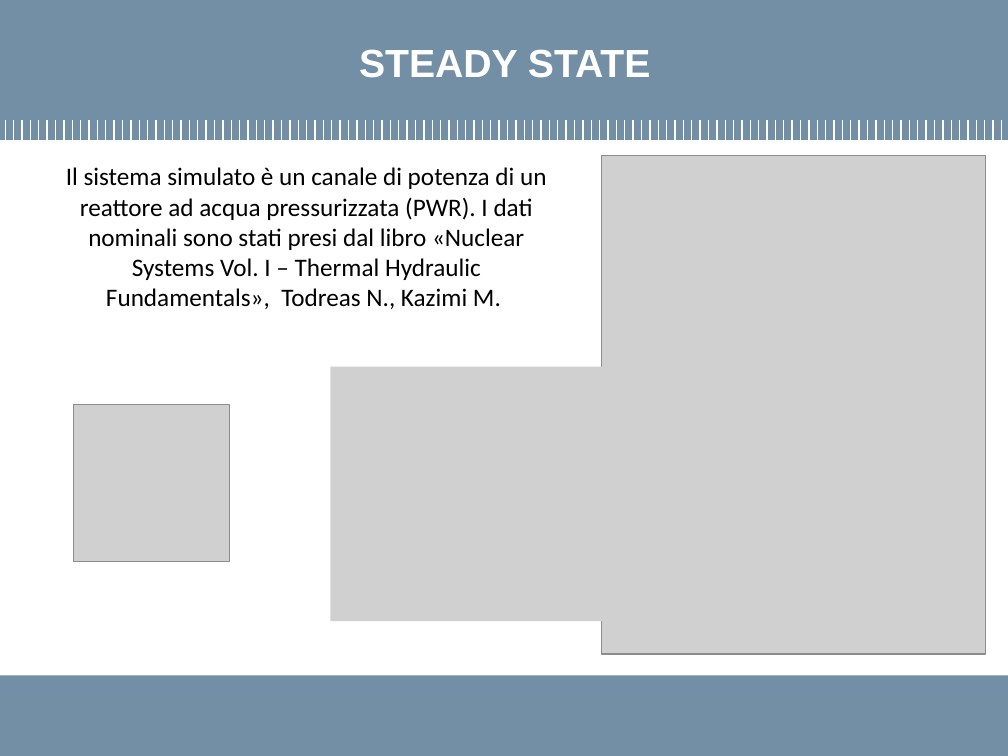
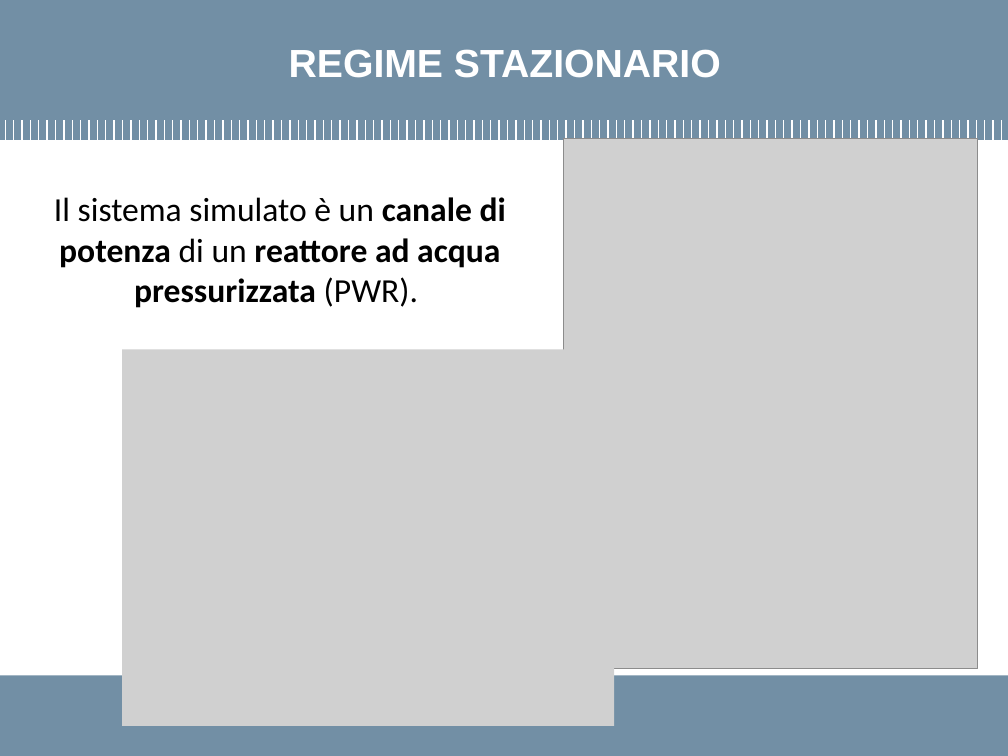
Before and after one commit to LorenzoMazzocco/Progetto-di-laurea-RELAP5, a slide deck: slide 6 of Presentazione.pptx. Drawn at 1008x756 pixels with LibreOffice and Linux fonts; fonts in the diff are those of the drawing; grey boxes stand for pictures; background and template pictures are left out. Boxes give left, top, right and bottom in pixels: in the first picture for what was removed or moved away, otherwise in the second. Text is boxed around its words. In the diff, an @@ line names an element or a change of style, - is before the commit and + after.

```diff
--- a/Presentazione.pptx
+++ b/Presentazione.pptx
@@ title at (289, 49, 721, 78): text changed @@
-STEADY STATE
+REGIME STAZIONARIO
@@ picture: place and size @@
-picture at (602, 155, 986, 653)
+picture at (563, 139, 978, 669)
@@ text at (54, 197, 506, 308): text changed; size 18 to 24 pt; bold on @@
-Il sistema simulato è un canale di potenza di un reattore ad acqua pressurizzata (PWR). I dati nominali sono stati presi dal libro «Nuclear Systems Vol. I – Thermal Hydraulic Fundamentals», Todreas N., Kazimi M.
+Il sistema simulato è un canale di potenza di un reattore ad acqua pressurizzata (PWR).
@@ picture: place and size @@
-picture at (331, 367, 823, 621)
+picture at (122, 350, 614, 727)
@@ picture removed at (74, 405, 230, 561) @@
```
Also in this commit, not shown: 10 other slides changed, 4 slides added, 3 slides removed, 5 other files.
